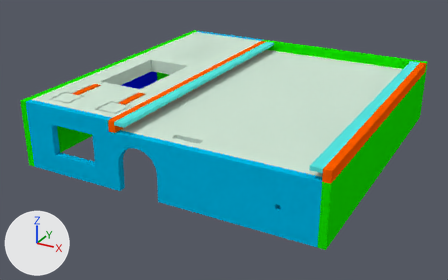
One commit to the Blender file case/battery.blend: the scene before it, then after it.
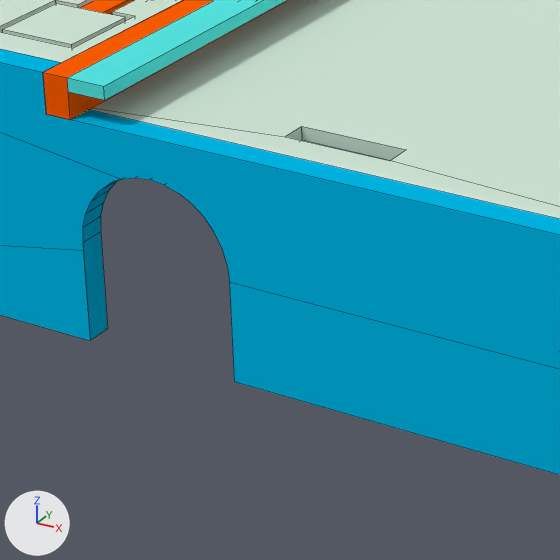
There are two pictures of each version: one whole from a 50 mm lens placed at (21.6, -28.7, 15.1), pointed at (4.8, 1.8, -0.1), one close up on the part from 22% to 55% of the width and 36% to 89% of the height. The axes (+X, +Y, +Z) are drawn at lower left. The lights are the same throughout. The close-ups show mesh edges as thin lines.

Objects in the first close-up: 'Case Da', 'Case U3a', 'Keyboard L2', 'Keyboard L2a'.
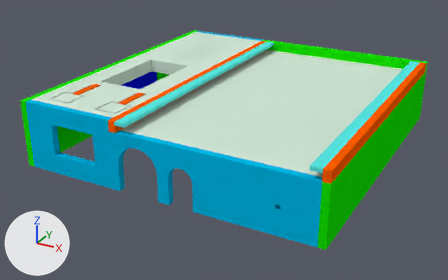
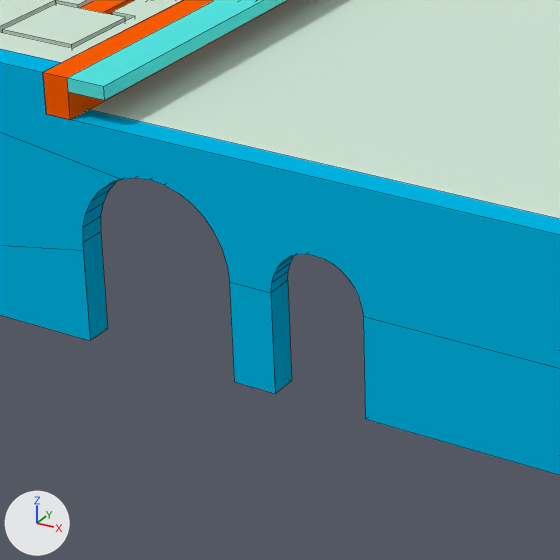
Commit message: improve case

ob_diffkeyboardcable is not drawn itself; it is used by a modifier of ob_case_u3a.

What differs and where, as boxes [x1, y1, x2, y2] in the close-ups (560 x 560 px):
'Case Da', reshaped, modifiers changed: [0, 49, 560, 475] in both
'Case U3a', reshaped, modifiers changed: [0, 0, 560, 219] in both
part 1 of me_cube_056, built on: before [285, 126, 406, 160]; after [271, 256, 294, 292]

Edits to the bpy script that builds the scene:
```text
Add mat_ref_mat_023:
    mat_ref_mat_023 = diffuse_material('Ref Mat.023')
    mat_ref_mat_023.base_color = (0.00397, 0.0397, 0.0)  # dark green #0d3800
Change me_cube_056:
    used by ob_diffkeyboardcable; location = (6.5, -5.0, 2.85); scale = (0.8, 0.2, 1.4)
    remove me_cube_056.from_pydata(...)  # 8 vertices, 6 faces; spans x -1.0..1.0, y -1.0..1.0, z -1.0..1.0
    add me_cube_056.from_pydata(...)  # 64 vertices, 34 faces; spans x -1.0..1.0, y -1.0..1.0, z -1.0..1.0
    me_cube_056 part 1: the whole mesh is rebuilt
Add me_cube_072:
    me_cube_072.from_pydata(...)  # a box spanning x -1.0..1.0, y -1.0..1.0, z -1.0..1.0
    me_cube_072.materials.append(mat_ref_mat_023)  # dark green #0d3800
Change ob_case_u3a:
    remove _m = ob_case_u3a.modifiers.new('Boolean.007', 'BOOLEAN')
    remove _m.object = ob_diffkeyboardcable
Change ob_case_da:
    add _m = ob_case_da.modifiers.new('Boolean.005', 'BOOLEAN')
    add _m.object = ob_diffkeyboardcable
    add _m = ob_case_da.modifiers.new('Boolean.006', 'BOOLEAN')
    add _m.object = ob_diffkeyboardtop
Change ob_diffkeyboardcable:
    ob_diffkeyboardcable.location: (6.5, -5.0, 2.85) -> (6.7, -5.4, 1.1)
    ob_diffkeyboardcable.rotation_euler: (0.0, 0.0, 0.0) -> (1.571, 0.0, 0.0)  # degrees (0, 0, 0) -> degrees (90, 0, 0)
    ob_diffkeyboardcable.scale: (0.8, 0.2, 1.4) -> (0.7, 0.7, 2.0)
Add ob_diffkeyboardtop:
    ob_diffkeyboardtop = bpy.data.objects.new('DiffKeyboardTop', me_cube_072)
    ob_diffkeyboardtop.location = (6.7, -5.9, -0.9)
    ob_diffkeyboardtop.scale = (0.7, 0.3, 2.0)
```
